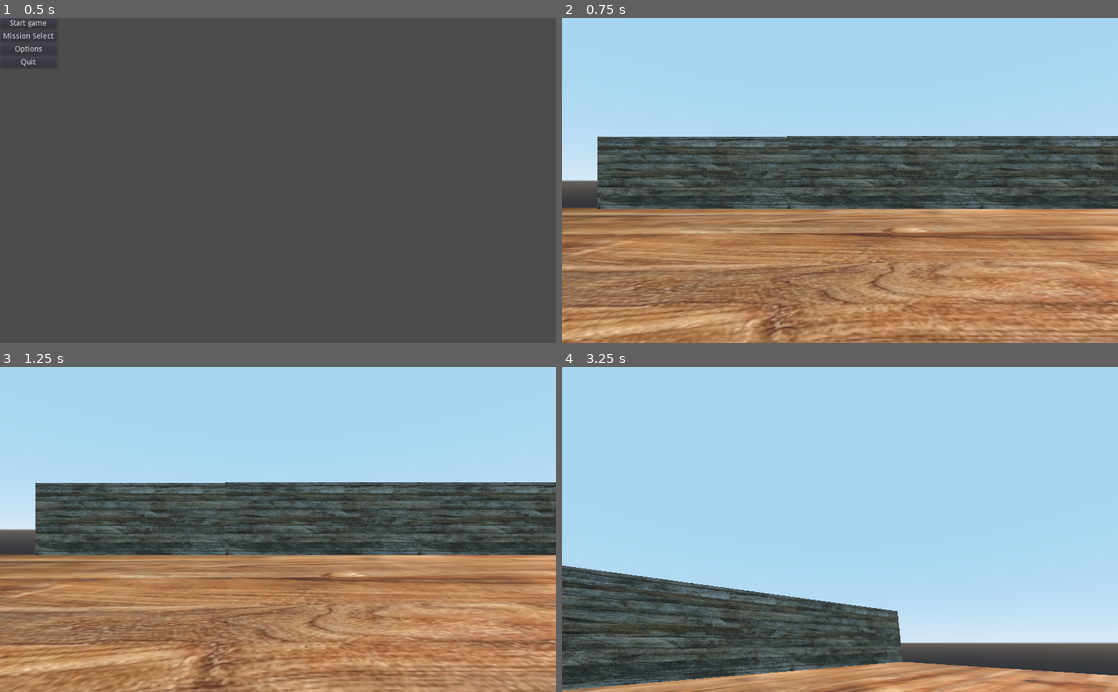
Above: before the commit, frames 1-4 (two rows, left to right).
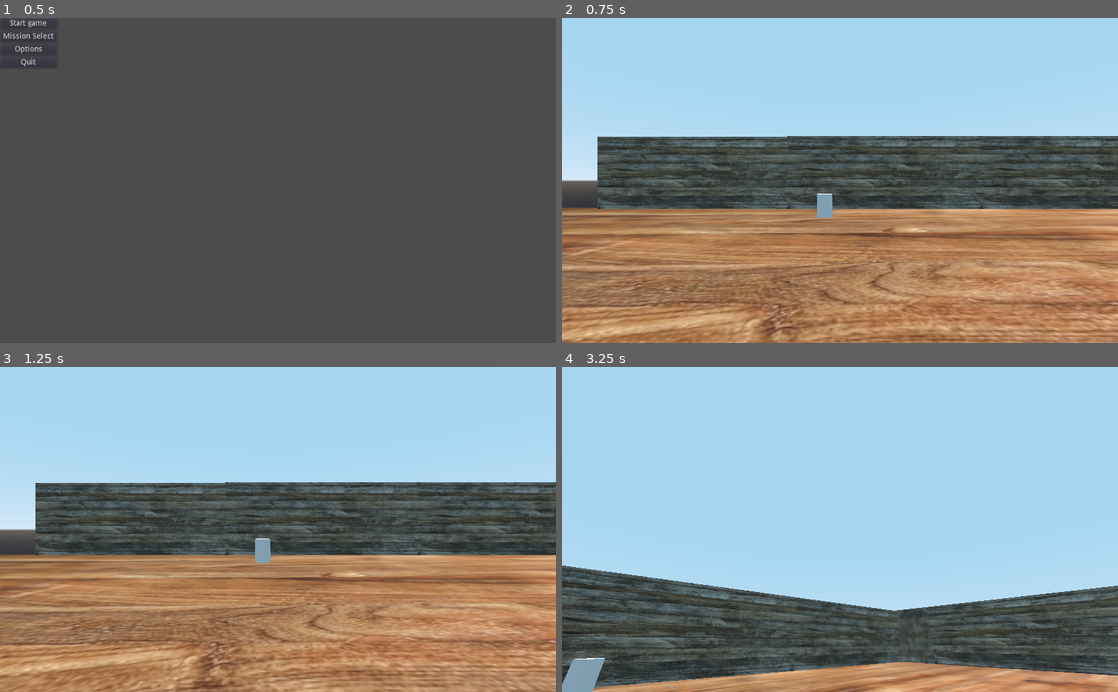
Above: after the commit, the same moments.

Repository: BlakeWiscombe/betrayal
Game: Godot game, scene res://Main menu.tscn
Two runs of this game, one before a commit and one after it. Both use one fixed random seed, a clock stepped at 60 frames per second and the inputs below.
Inputs (mouse positions are in pixels of both pictures, inside the frame that each line leads up to):
- Up to frame 1 (0.5 s): no input
- Up to frame 2 (0.75 s): click "Start game" at 0.5 s
- Up to frame 3 (1.25 s): no input
- Up to frame 4 (3.25 s): tap Enter at 1.25 s; move the mouse to (962, 513) at 1.27 s; hold D (player_right) 1.28-2.03 s; tap Space (jump) at 1.52, 2.27 s; move the mouse to (728, 545) at 2.02 s; hold S (player_backward) 2.03-2.78 s; move the mouse to (895, 458) at 2.77 s; hold D (player_right) from 2.78 s (still down)

Frame 1 is identical in both runs. In frame 2, 0.2% of the frame differs, in the area x 45-49%, y 54-62%; in frame 3, 0.2%; in frame 4, 7.0%, in the area x 0-100%, y 67-100%.

Commit message:
added walls and pickup

Diff:
--- a/Betrayal.tscn
+++ b/Betrayal.tscn
@@ -1,8 +1,9 @@
-[gd_scene load_steps=8 format=2]
+[gd_scene load_steps=9 format=2]
 
 [ext_resource path="res://wall.jpg" type="Texture" id=1]
 [ext_resource path="res://Player.tscn" type="PackedScene" id=2]
 [ext_resource path="res://wooden wall.jpg" type="Texture" id=3]
+[ext_resource path="res://pickup.tscn" type="PackedScene" id=4]
 
 [sub_resource type="SpatialMaterial" id=19]
 albedo_texture = ExtResource( 1 )
@@ -18,6 +19,9 @@
 
 [node name="Betrayal" type="Spatial"]
 transform = Transform( 0.000279278, 0, -1, 0, 1, 0, 1, 0, 0.000279278, -8.90252, -0.33866, -25.9997 )
+
+[node name="pickup" parent="." instance=ExtResource( 4 )]
+transform = Transform( 1, 0, 0, 0, 1, 0, 0, 0, 1, 0.00783157, 2.88268, -28.031 )
 
 [node name="CSGBox6" type="CSGBox" parent="."]
 transform = Transform( 0.999972, 0, -8.73115e-11, 0, 1, 0, 8.73115e-11, 0, 0.999972, -30.0804, 7.81307, -49.2653 )
@@ -83,3 +87,27 @@
 height = 15.984
 depth = 1.77
 material = SubResource( 19 )
+
+[node name="CSGBox7" type="CSGBox" parent="."]
+transform = Transform( -0.00661476, 0, -0.999972, 0, 1, 0, 0.999972, 0, -0.00661476, 75.7352, 8.11356, 28.3103 )
+use_collision = true
+width = 42.508
+height = 15.984
+depth = 1.77
+material = SubResource( 19 )
+
+[node name="CSGBox8" type="CSGBox" parent="."]
+transform = Transform( 0.00324622, 0, -0.999982, 0, 1, 0, 0.999982, 0, 0.00324622, 75.856, 8.1619, -14.6703 )
+use_collision = true
+width = 44.1384
+height = 15.9511
+depth = 1.77
+material = SubResource( 19 )
+
+[node name="CSGBox9" type="CSGBox" parent="."]
+transform = Transform( -0.0148168, 0, 0.999865, 0, 1, 0, -0.999865, 0, -0.0148168, 75.731, 7.5766, -43.1906 )
+use_collision = true
+width = 13.3464
+height = 17.1
+depth = 1.77
+material = SubResource( 19 )
--- /dev/null
+++ b/pickup.gd
@@ -0,0 +1,20 @@
+extends Spatial
+
+
+# Declare member variables here. Examples:
+# var a = 2
+# var b = "text"
+
+
+# Called when the node enters the scene tree for the first time.
+func _ready():
+	pass # Replace with function body.
+
+
+# Called every frame. 'delta' is the elapsed time since the previous frame.
+#func _process(delta):
+#	pass
+
+
+func _on_Area_body_entered(body):
+	print ("Collided")
--- /dev/null
+++ b/pickup.tscn
@@ -0,0 +1,19 @@
+[gd_scene load_steps=3 format=2]
+
+[ext_resource path="res://pickup.gd" type="Script" id=1]
+
+[sub_resource type="BoxShape" id=1]
+extents = Vector3( 1, 1.70581, 1 )
+
+[node name="pickup" type="Spatial"]
+script = ExtResource( 1 )
+
+[node name="CSGCylinder" type="CSGCylinder" parent="."]
+height = 3.005
+
+[node name="Area" type="Area" parent="CSGCylinder"]
+
+[node name="CollisionShape" type="CollisionShape" parent="CSGCylinder/Area"]
+shape = SubResource( 1 )
+
+[connection signal="body_entered" from="CSGCylinder/Area" to="." method="_on_Area_body_entered"]
